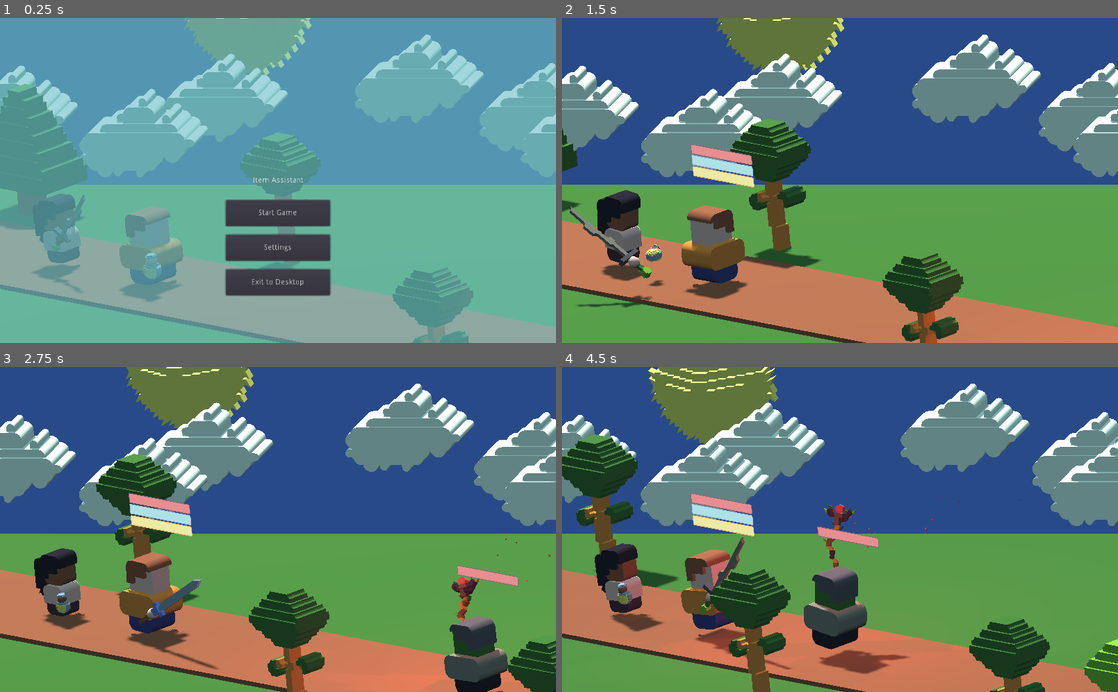
Above: before the commit, frames 1-4 (two rows, left to right).
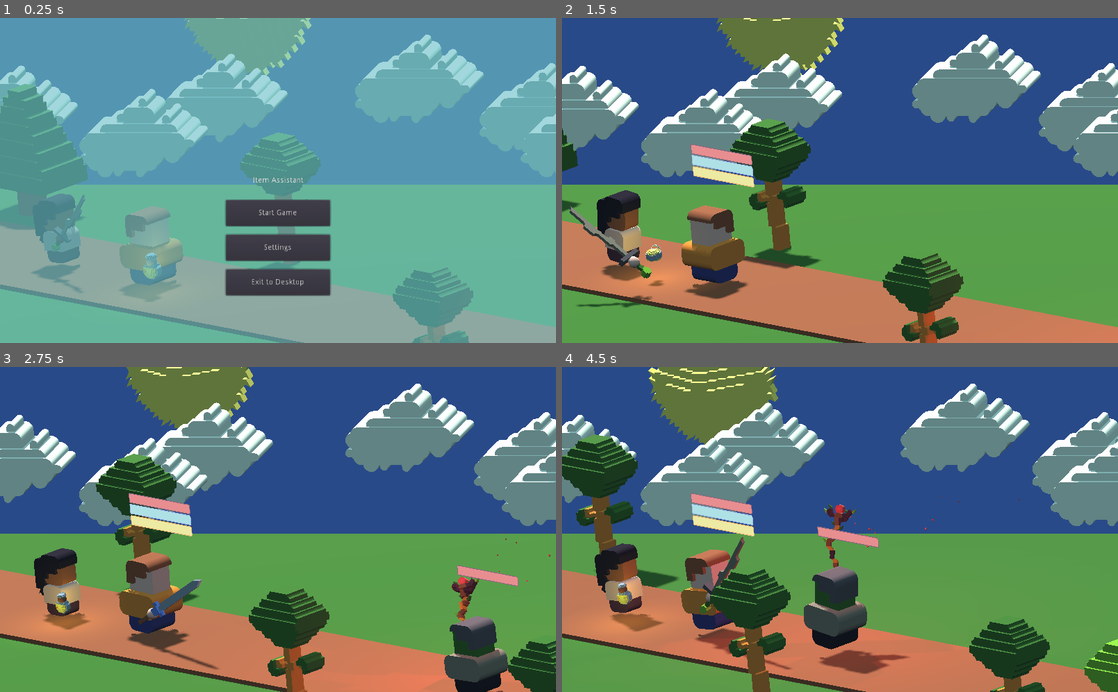
Above: after the commit, the same moments.

Repository: matt-cles/item-assistant
Game: Godot game, scene res://scenes/Main.tscn
Two runs of this game, one before a commit and one after it. Both use one fixed random seed, a clock stepped at 60 frames per second and the inputs below.
Inputs (mouse positions are in pixels of both pictures, inside the frame that each line leads up to):
- Up to frame 1 (0.25 s): no input
- Up to frame 2 (1.5 s): click "Start Game" at 0.5 s; tap Enter (ui_accept) at 1.25 s; move the mouse to (962, 164) at 1.27 s; hold Right (ui_right) from 1.28 s (still down)
- Up to frame 3 (2.75 s): tap Enter (ui_accept) at 1.52, 2.27 s; move the mouse to (166, 545) at 2.02 s; release Right (ui_right) at 2.03 s; hold Left (ui_left) from 2.03 s (still down)
- Up to frame 4 (4.5 s): move the mouse to (895, 458) at 2.77 s; release Left (ui_left) at 2.78 s; hold Right (ui_right) 2.78-4.28 s; move the mouse to (812, 594) at 3.52 s; tap Enter (ui_accept) at 3.77 s; move the mouse to (1006, 578) at 4.27 s; hold Left (ui_left) from 4.28 s (still down)

The runs differ from the first frame. In frame 1, 0.5% of the frame differs, in the area x 24-31%, y 65-87%; in frame 2, 0.9%; in frame 3, 1.1%; in frame 4, 1.1%, in the area x 6-19%, y 59-82%.

Commit message:
add glow to potions

Diff:
--- a/scenes/Items.tscn
+++ b/scenes/Items.tscn
@@ -309,6 +309,18 @@
 material/1 = ExtResource( 2 )
 material/2 = ExtResource( 4 )
 
+[node name="OmniLight" type="OmniLight" parent="potions/potion-1"]
+transform = Transform( 1, 0, 0, 0, 1, 0, 0, 0, 1, -0.0664897, -0.0306901, 0.157343 )
+light_color = Color( 0.815686, 0.27451, 0.282353, 1 )
+light_energy = 1.2
+omni_range = 1.1
+
+[node name="OmniLight2" type="OmniLight" parent="potions/potion-1"]
+transform = Transform( 1, 0, 0, 0, 1, 0, 0, 0, 1, -0.0664897, -0.0306901, -0.157 )
+light_color = Color( 0.815686, 0.27451, 0.282353, 1 )
+light_energy = 1.2
+omni_range = 1.1
+
 [node name="potion-2" type="Spatial" parent="potions" groups=[
 "drop",
 "item",
@@ -331,6 +343,18 @@
 material/1 = ExtResource( 25 )
 material/2 = ExtResource( 1 )
 
+[node name="OmniLight" type="OmniLight" parent="potions/potion-2"]
+transform = Transform( 1, 0, 0, 0, 1, 0, 0, 0, 1, -0.0664897, -0.0306901, 0.157343 )
+light_color = Color( 0.854902, 0.831373, 0.368627, 1 )
+light_energy = 1.2
+omni_range = 1.1
+
+[node name="OmniLight2" type="OmniLight" parent="potions/potion-2"]
+transform = Transform( 1, 0, 0, 0, 1, 0, 0, 0, 1, -0.0664897, -0.0306901, -0.157 )
+light_color = Color( 0.854902, 0.831373, 0.368627, 1 )
+light_energy = 1.2
+omni_range = 1.1
+
 [node name="potion-3" type="Spatial" parent="potions" groups=[
 "drop",
 "item",
@@ -352,3 +376,15 @@
 material/0 = ExtResource( 10 )
 material/1 = ExtResource( 20 )
 material/2 = ExtResource( 11 )
+
+[node name="OmniLight" type="OmniLight" parent="potions/potion-3"]
+transform = Transform( 1, 0, 0, 0, 1, 0, 0, 0, 1, -0.0664897, -0.0306901, 0.157343 )
+light_color = Color( 0.427451, 0.760784, 0.792157, 1 )
+light_energy = 1.2
+omni_range = 1.1
+
+[node name="OmniLight2" type="OmniLight" parent="potions/potion-3"]
+transform = Transform( 1, 0, 0, 0, 1, 0, 0, 0, 1, -0.0664897, -0.0306901, -0.157 )
+light_color = Color( 0.427451, 0.760784, 0.792157, 1 )
+light_energy = 1.2
+omni_range = 1.1
